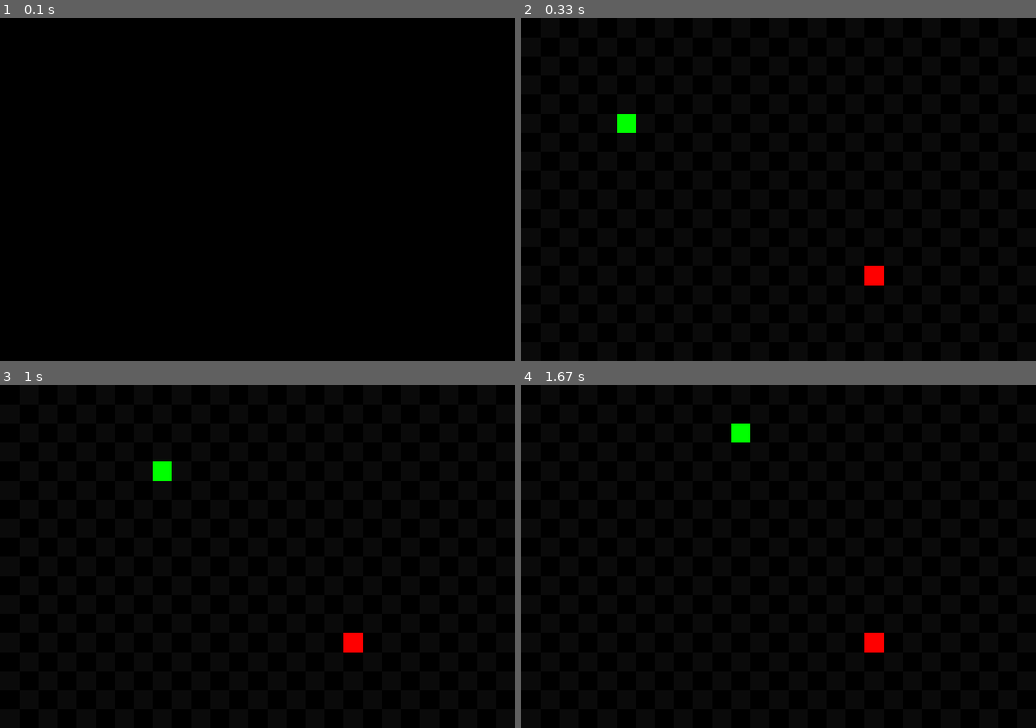
Above: before the commit, frames 1-4 (two rows, left to right).
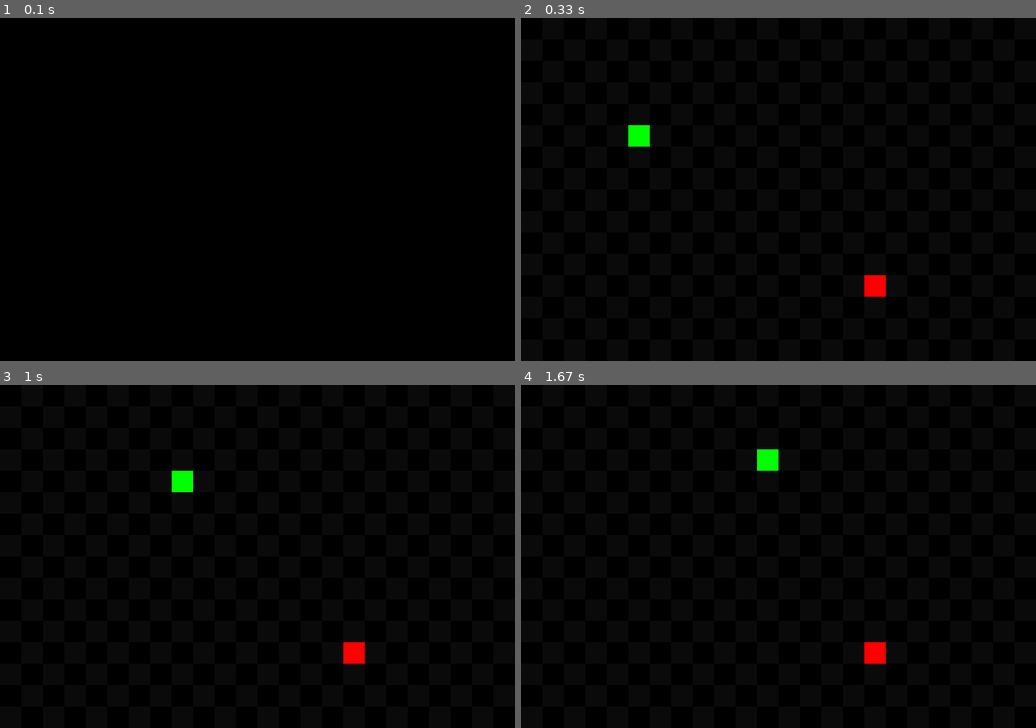
Above: after the commit, the same moments.

Repository: LinusZetterman/Pygame
Game: pygame game, started from Snake/Snake.py
Same seed, same stepped clock (60 frames per second), same inputs: the game is played once before the commit and once after it.
Inputs:
- Up to frame 1 (0.1 s): no input
- Up to frame 2 (0.33 s): no input
- Up to frame 3 (1 s): hold Right 0.33-0.8 s; hold Up from 0.83 s (still down)
- Up to frame 4 (1.67 s): release Up at 1.22 s; hold Right from 1.25 s (still down)

Frame 1 is identical in both runs. In frame 2, 0.6% of the frame differs, in the area x 18-71%, y 28-82%; in frame 3, 0.7%, in the area x 29-71%, y 22-82%; in frame 4, 0.7%.

Commit message:
Core game is finished! (added collison with self)

Diff:
--- a/Snake/Snake.py
+++ b/Snake/Snake.py
@@ -12,7 +12,7 @@
     moves = []
     tail = {"x": 5, "y": 5, "del": 2}
 
-    map = {"width": 27, "height": 18}
+    map = {"width": 24, "height": 16}
     origTiles = []
     tiles = []
 
@@ -75,14 +75,20 @@
                 display.set_at((x, y), (255, 0, 0))
             if tiles[x][y] == 3:
                 display.set_at((x, y), (0, 255, 0))
+
+run = True
+
+def detectCollision ():
+    if tail["del"] > 2:
+        if tiles[head["x"]][head["y"]] == 3:
+            global run
+            run = False
+
 start()
 setCoordinates()
 
-
-run = True
-
 while run:
-    pygame.time.delay(150)
+    pygame.time.delay(180)
 
     if head["x"] < 0 or head["x"] >= map["width"] or head["y"] < 0 or head["y"] >= map["height"]:
         run = False
@@ -112,8 +118,6 @@
 
     if not direction == "":
         moves.append(direction)
-        print(moves)
-        print(len(moves))
 
         if len(moves) > tail["del"]:
             if moves[0] == "left":
@@ -124,7 +128,6 @@
                 tail["y"] -= 1
             if moves[0] == "down":
                 tail["y"] += 1
-            print("wow")
         elif len(moves) == tail["del"]:
             if moves[0] == "left":
                 tail["x"] -= 1
@@ -136,10 +139,8 @@
                 tail["y"] += 1
             moves.pop(0)
 
-
+    detectCollision()
     drawDisplay()
-
-    print(apple["x"], apple["y"])
 
     surf = pygame.transform.scale(display, (600, 400), win)
     win.blit(surf, (0, 0))
